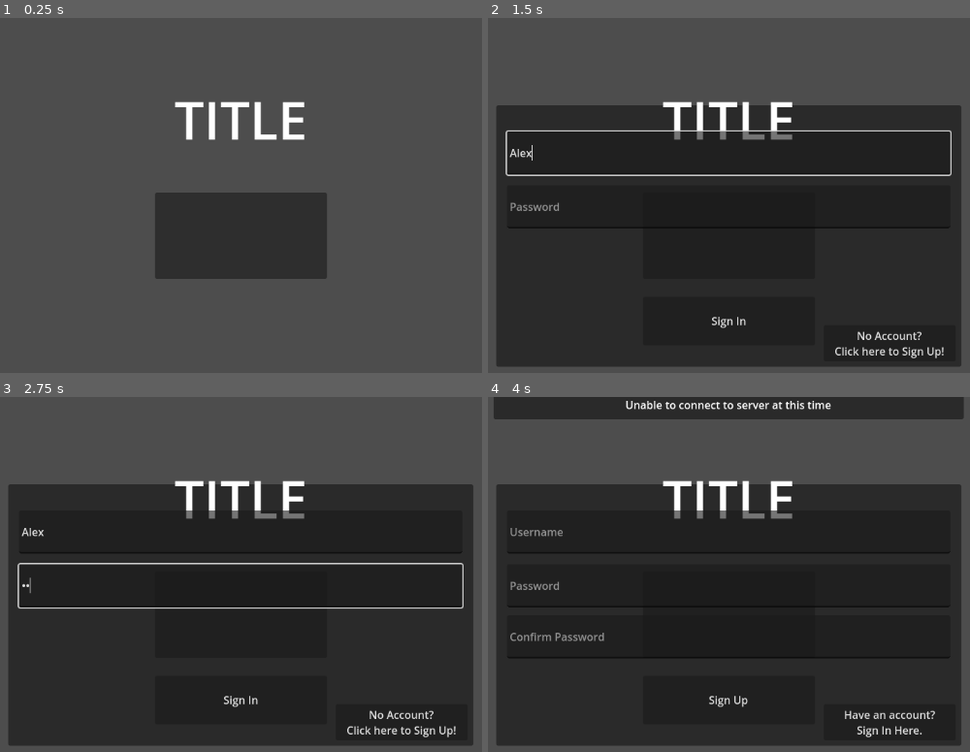
Above: before the commit, frames 1-4 (two rows, left to right).
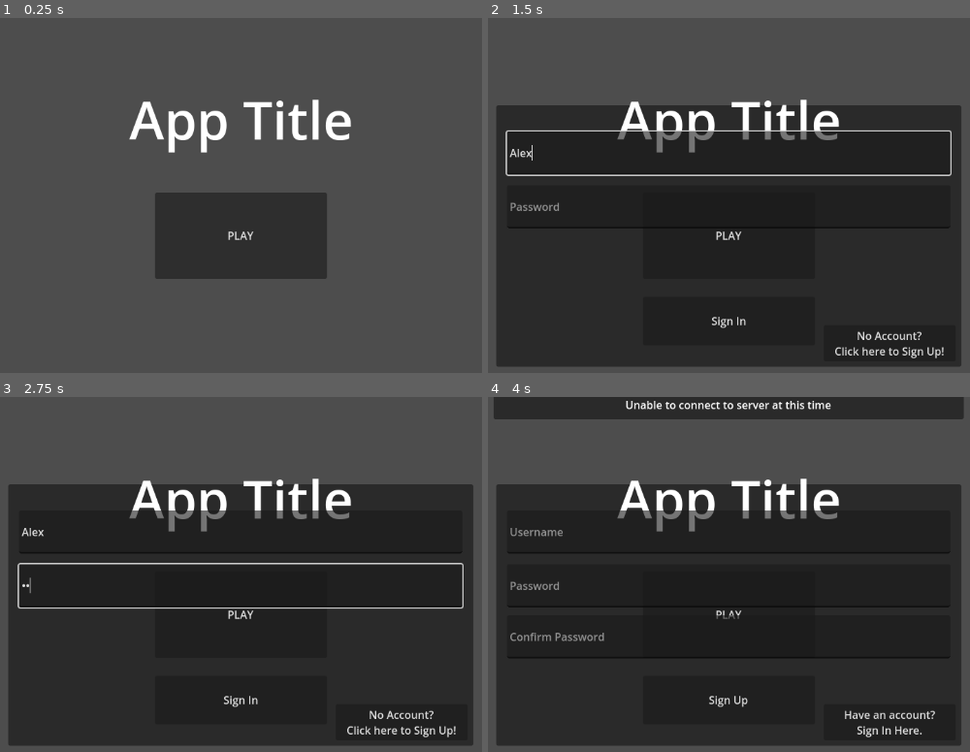
Above: after the commit, the same moments.

Repository: wha-qaq/multiplayer-client
Game: Godot game, scene res://Scenes/title_screen.tscn
Two runs of this game, one before a commit and one after it. Both use one fixed random seed, a clock stepped at 60 frames per second and the inputs below.
Inputs (mouse positions are in pixels of both pictures, inside the frame that each line leads up to):
- Up to frame 1 (0.25 s): no input
- Up to frame 2 (1.5 s): click (729, 234) at 0.5 s; click (729, 152) at 1.27 s; type "Alex" at 1.35 s
- Up to frame 3 (2.75 s): click (241, 585) at 1.5 s; type "12" at 1.58 s; click (241, 613) at 2 s
- Up to frame 4 (4 s): click "Sign In" at 2.75 s; click "No Account? Click here to Sig…" at 3.5 s

The runs differ from the first frame. In frame 1, 2.6% of the frame differs, in the area x 26-73%, y 22-63%; in frame 2, 2.5%; in frame 3, 2.5%; in frame 4, 2.5%.

Commit message:
Added auto login, and QOL
User cannot move while typing
TODO: When entering message, deselect input

Diff:
--- a/Scenes/main_room.tscn
+++ b/Scenes/main_room.tscn
@@ -200,6 +200,8 @@
 [node name="Sprite" type="Sprite2D" parent="CharacterReplicator/BaseReplication"]
 texture = ExtResource("2_2euvg")
 
+[connection signal="focus_entered" from="GUI/Main/MessageBox" to="." method="_toggle_user_movement" binds= [false]]
+[connection signal="focus_exited" from="GUI/Main/MessageBox" to="." method="_toggle_user_movement" binds= [true]]
 [connection signal="text_submitted" from="GUI/Main/MessageBox" to="." method="_send_message"]
 [connection signal="pressed" from="GUI/Leave" to="." method="_exit_room"]
 [connection signal="pressed" from="GUI/OpenLogs" to="." method="_show_logs"]
--- a/Scenes/title_screen.tscn
+++ b/Scenes/title_screen.tscn
@@ -26,7 +26,7 @@
 anchor_bottom = 0.15
 grow_horizontal = 2
 theme = ExtResource("1_ak2if")
-text = "TITLE"
+text = "App Title"
 label_settings = SubResource("LabelSettings_v6p8y")
 horizontal_alignment = 1
 metadata/_edit_use_anchors_ = true
@@ -45,6 +45,7 @@
 grow_horizontal = 2
 grow_vertical = 2
 theme = ExtResource("1_ak2if")
+text = "PLAY"
 metadata/_edit_use_anchors_ = true
 
 [node name="AuthPanel" type="Control" parent="."]
--- a/Source/Networking/player_auth.gd
+++ b/Source/Networking/player_auth.gd
@@ -6,12 +6,34 @@
 
 const AUTH_HEADER = "jwt: %s"
 
+const LOGIN_TOKEN_PATH = "user://login.token"
+const TITLE_SCREEN = "res://Scenes/title_screen.tscn"
+
 var request : RequestHandler = RequestHandler.new()
 var auth : String = ""
 var uid : int = -1
-var room_id : int = -1
 
 signal on_authenticated
+
+func _put_file_token(token : String, new_uid : int) -> bool:
+	var file = FileAccess.open(LOGIN_TOKEN_PATH, FileAccess.WRITE)
+	file.store_string(JSON.stringify({"token": token, "uid": new_uid}))
+	file.close()
+
+	return true
+
+func _get_file_token():
+	if not FileAccess.file_exists("user://login.token"):
+		return
+
+	var file = FileAccess.open(LOGIN_TOKEN_PATH, FileAccess.READ)
+	var contents = JSON.parse_string(file.get_as_text())
+	file.close()
+
+	if contents is not Dictionary or contents.get("token") is not String or contents.get("uid") is not float:
+		return
+	auth = contents.get("token")
+	uid = int(contents.get("uid"))
 
 func can_login() -> bool:
 	if not auth or not uid:
@@ -21,7 +43,7 @@
 func save_auth(token : String, new_uid : int):
 	auth = token
 	uid = new_uid
-	# TODO: Saving token
+	_put_file_token(token, new_uid)
 	on_authenticated.emit()
 
 func get_auth_token():
@@ -38,6 +60,13 @@
 func request_creation(username, password):
 	return request.open_request(CREATE_ACCOUNT % [username, password], [], HTTPClient.METHOD_POST)
 
+func invalidate_token():
+	auth = ""
+	uid = -1
+	_put_file_token(auth, uid)
+
+	get_tree().change_scene_to_file(TITLE_SCREEN)
+
 func _token_recieved(response : Variant):
 	if not (response is Dictionary):
 		return
@@ -52,3 +81,6 @@
 	request.timeout = 6
 	request.request_parsed.connect(_token_recieved)
 	add_child(request)
+
+	if Engine.is_editor_hint():
+		_get_file_token()
--- a/Source/Networking/request_handler.gd
+++ b/Source/Networking/request_handler.gd
@@ -39,13 +39,16 @@
 		MessagingSystem.add_message("Unable to connect to server at this time")
 		return
 
+	if response_code == HTTPClient.RESPONSE_UNAUTHORIZED:
+		MessagingSystem.add_message("Please login again")
+		return
+
 	if response_code == HTTPClient.RESPONSE_INTERNAL_SERVER_ERROR:
 		MessagingSystem.add_message("Server encountered an error")
 		return
 
-	var json = JSON.new()
-	var err = json.parse(body.get_string_from_utf8())
-	if err:
+	var response = JSON.parse_string(body.get_string_from_utf8())
+	if not response:
 		if response_code == HTTPClient.RESPONSE_NOT_FOUND:
 			MessagingSystem.add_message("Action could not occur")
 			return
@@ -57,7 +60,6 @@
 		MessagingSystem.add_message("Could not interpret server's response, your app may be outdated")
 		return
 
-	var response = json.get_data()
 	if not (response is Dictionary):
 		MessagingSystem.add_message("Could not interpret server's response, your app may be outdated")
 		return
--- a/Source/UI/room_select.gd
+++ b/Source/UI/room_select.gd
@@ -124,4 +124,8 @@
 	request_rooms()
 
 func initiate_room() -> void:
-	RoomConnector.join_room()
+	if selected_room:
+		RoomConnector.join_room()
+		return
+
+	request_create_room()
--- a/Source/character.gd
+++ b/Source/character.gd
@@ -2,6 +2,13 @@
 
 const SPEED = 400.0
 
+var can_move : bool = true
+
 func _physics_process(_delta: float) -> void:
+	if not can_move:
+		velocity = Vector2.ZERO
+		move_and_slide()
+		return
+
 	velocity = Input.get_vector("move_left", "move_right", "move_up", "move_down") * SPEED
 	move_and_slide()
--- a/Source/main_room.gd
+++ b/Source/main_room.gd
@@ -105,6 +105,7 @@
 
 func _send_message(new_text: String) -> void:
 	RoomConnector.send_message(new_text)
+	# TODO: Deselection on enter
 
 func _exit_room():
 	RoomConnector.exit_room()
@@ -112,6 +113,5 @@
 func _show_logs() -> void:
 	message_logs.visible = !message_logs.visible
 
-
-func _on_button_pressed() -> void:
-	MessagingSystem.add_message("test message")
+func _toggle_user_movement(enable : bool) -> void:
+	main_character.can_move = enable
